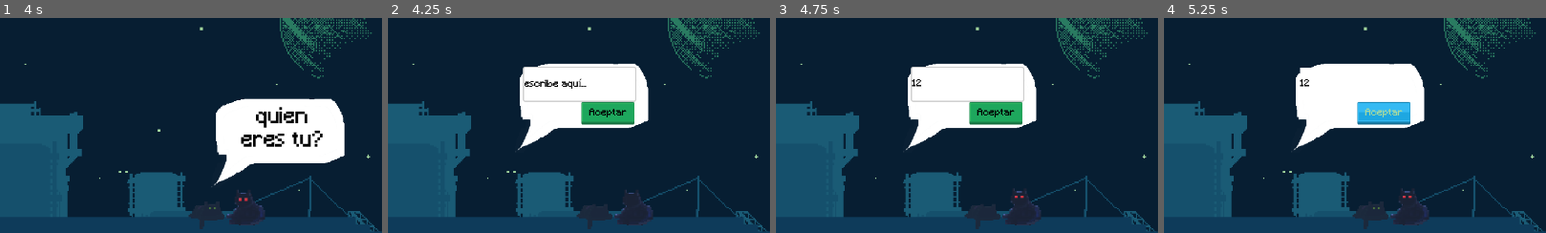
Above: before the commit, frames 1-4 (left to right).
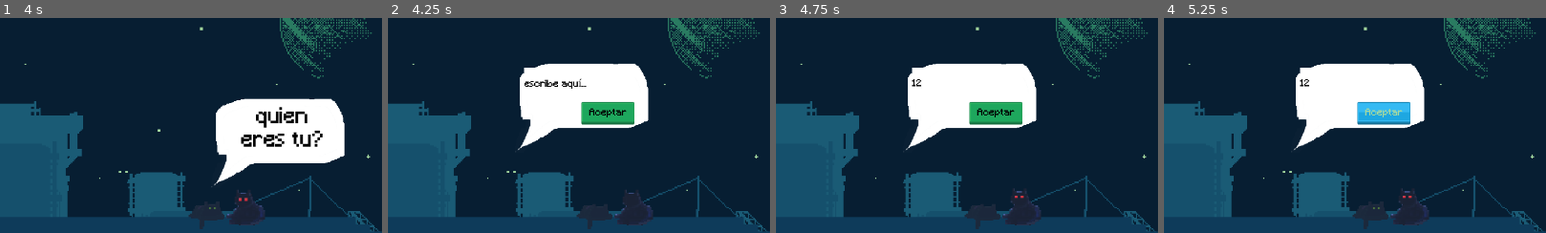
Above: after the commit, the same moments.

Repository: DEVizzent/mermelada-jam-2023
Game: Godot game, scene res://TypeWordAtEnd/type_word_at_end.tscn
Same seed, same stepped clock (60 frames per second), same inputs: the game is played once before the commit and once after it. This scene is started directly instead of the project's main scene.
Inputs (mouse positions are % of the whole screen's width and height, from its top left):
- Up to frame 1 (4 s): move the mouse to (72, 45) at 0.52 s; hold Right (ui_right) 0.53-1.25 s; click (72, 45) at 0.67 s; tap Space (jump) at 0.77, 2.75, 3.77 s; drag from (30, 55) to (45, 70) at 1.27 s; tap Enter at 2, 3.5 s; move the mouse to (60, 28) at 2.02 s; hold Left (ui_left) 2.03-2.75 s; drag from (45, 70) to (20, 35) at 2.77 s; move the mouse to (80, 65) at 3.52 s; hold Right (ui_right) from 3.53 s (still down)
- Up to frame 2 (4.25 s): keep holding Right (ui_right)
- Up to frame 3 (4.75 s): release Right (ui_right) at 4.25 s; click (66, 38) at 4.27 s; type "12" at 4.35 s
- Up to frame 4 (5.25 s): click "Aceptar" at 5 s
The pictures show only the part of the screen within x 41-91%, y 22-72%; the shares and areas given below are measured in that part.

Frame 1 is identical in both runs. In frame 2, 0.5% of the frame differs, in the area x 35-65%, y 22-40%; in frame 3, 0.5%; in frame 4, nothing differs.

Commit message:
focus empy style line text

Diff:
--- a/TypeWordAtEnd/type_word_at_end.tscn
+++ b/TypeWordAtEnd/type_word_at_end.tscn
@@ -207,6 +207,8 @@
 
 [sub_resource type="StyleBoxFlat" id="StyleBoxFlat_jaljn"]
 bg_color = Color(1, 1, 1, 1)
+
+[sub_resource type="StyleBoxEmpty" id="StyleBoxEmpty_xcqko"]
 
 [sub_resource type="Animation" id="Animation_g5gko"]
 length = 0.001
@@ -420,6 +422,7 @@
 theme_override_colors/font_color = Color(0, 0, 0, 1)
 theme_override_colors/font_placeholder_color = Color(0, 0, 0, 1)
 theme_override_styles/normal = SubResource("StyleBoxFlat_jaljn")
+theme_override_styles/focus = SubResource("StyleBoxEmpty_xcqko")
 placeholder_text = "escribe aquí..."
 
 [node name="Button" type="Button" parent="TypeWordAtEnd/bocadillo3"]
Not shown: 1 places in TypeWordAtEnd/type_word_at_end.tscn that only renumber resources
